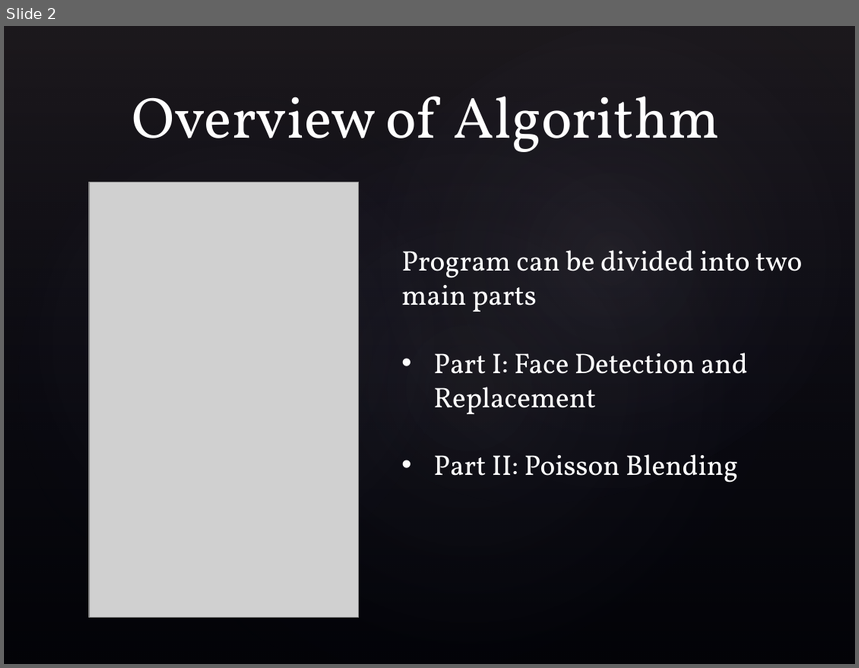
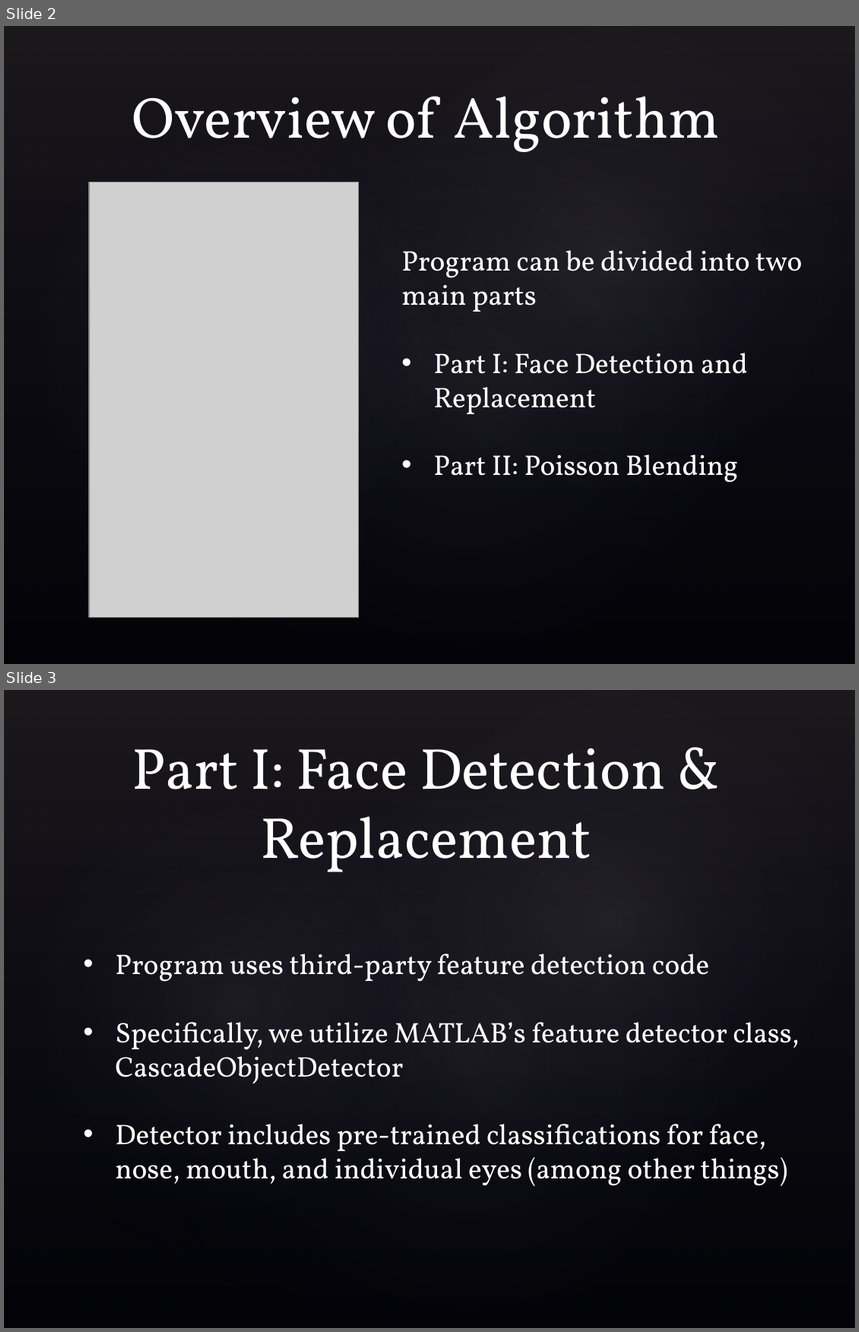
Before and after one commit to rarietta/FaceReplacement, a slide deck: FinalReport/Automatic Face Detection & Replacement Slideshow.pptx. Shown one above the other, each under a label of ours: slide 2 before the commit, slides 2 and 3 after it. The pictures are 859x668 and 859x1332 pixels, drawn with LibreOffice and Linux fonts; fonts in the diff are those of the drawing; grey boxes stand for pictures; background and template pictures are left out. Boxes give left, top, right and bottom in pixels: in the first picture for what was removed or moved away, otherwise in the second. Text is boxed around its words. In the diff, an @@ line names an element or a change of style, - is before the commit and + after.

Commit message:
Update face detection slides.

```diff
--- a/FinalReport/Automatic Face Detection & Replacement Slideshow.pptx
+++ b/FinalReport/Automatic Face Detection & Replacement Slideshow.pptx
@@ slide 3 added at bbox=[4, 690, 855, 1328], background picture (left out); not listed: 4 template elements that a slide beside it also shows @@
@@ title added at bbox=[132, 748, 666, 872], 49 pt, text #FFFFFF @@
+Part I: Face Detection & Replacement
@@ text added at bbox=[115, 954, 799, 1186], 24 pt, text #FFFFFF @@
+• Program uses third-party feature detection code
+• Specifically, we utilize MATLAB’s feature detector class, CascadeObjectDetector
+• Detector includes pre-trained classifications for face, nose, mouth, and individual eyes (among other things)
```
Also in this commit, not shown: 10 other slides added, 3 slides removed, 15 other files.
